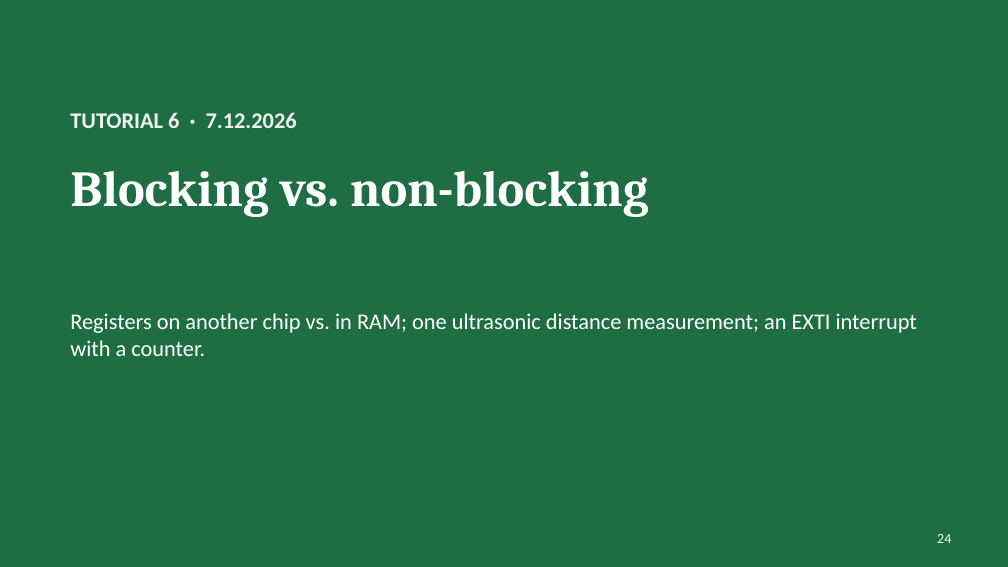
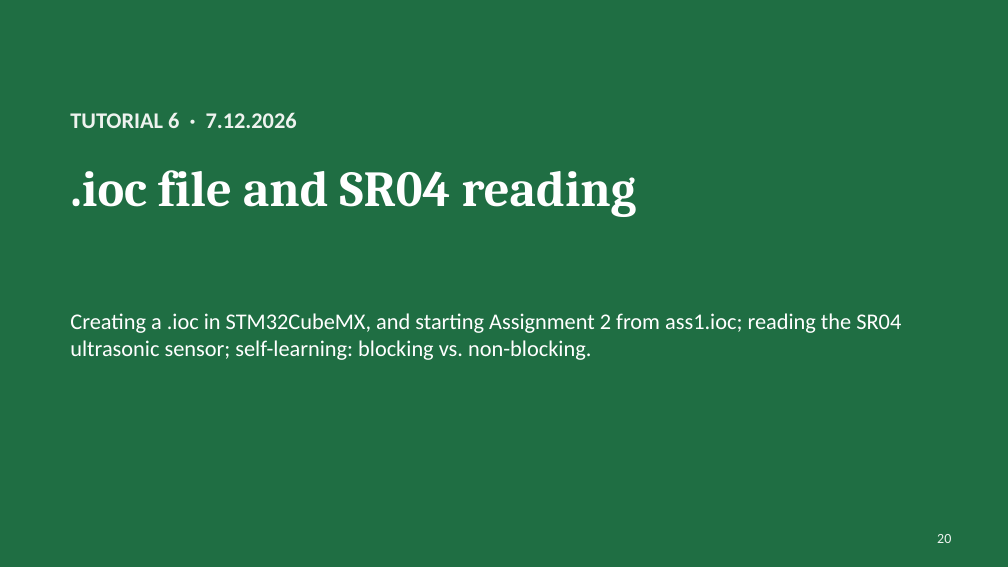
Before and after one commit to Yohai-ack/MP, a slide deck: slide 20 of tutorials/MP_tutorials_2026.pptx (slide 24 before the commit). Drawn at 1008x567 pixels with LibreOffice and Linux fonts; fonts in the diff are those of the drawing. Boxes give left, top, right and bottom in pixels: in the first picture for what was removed or moved away, otherwise in the second. Text is boxed around its words. In the diff, an @@ line names an element or a change of style, - is before the commit and + after.

```diff
--- a/tutorials/MP_tutorials_2026.pptx
+++ b/tutorials/MP_tutorials_2026.pptx
@@ title at bbox=[70, 170, 637, 217]: text changed @@
-Blocking vs. non-blocking
+.ioc file and SR04 reading
@@ text at bbox=[70, 313, 901, 360]: text changed @@
-Registers on another chip vs. in RAM; one ultrasonic distance measurement; an EXTI interrupt with a counter.
+Creating a .ioc in STM32CubeMX, and starting Assignment 2 from ass1.ioc; reading the SR04 ultrasonic sensor; self-learning: blocking vs. non-blocking.
@@ page number at bbox=[937, 534, 951, 543]: text changed @@
-24
+20
```
Also in this commit, not shown: 6 other slides changed, 4 other files.
